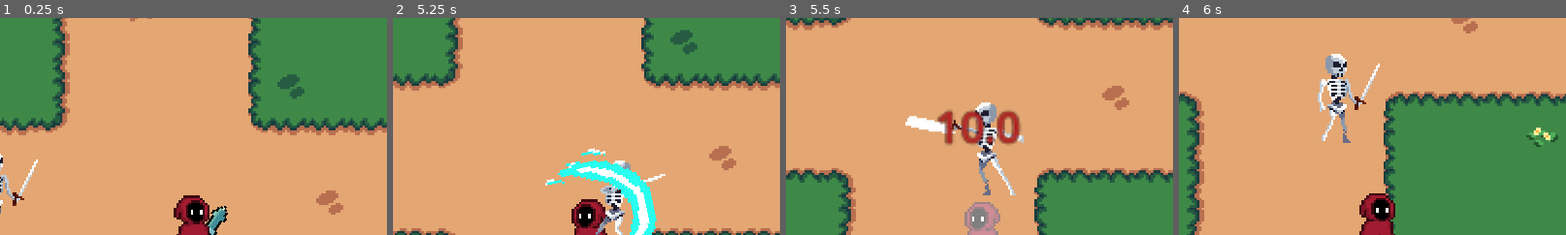
Above: before the commit, frames 1-4 (left to right).
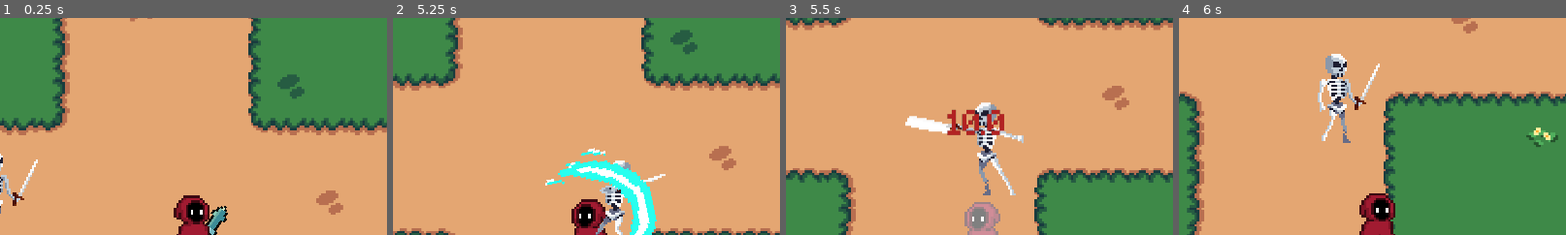
Above: after the commit, the same moments.

Repository: Jerga99/godot-2d-game-course
Game: Godot game, scene res://scenes/play_scene.tscn
Same seed, same stepped clock (60 frames per second), same inputs: the game is played once before the commit and once after it.
Inputs (mouse positions are % of the whole screen's width and height, from its top left):
- Up to frame 1 (0.25 s): no input
- Up to frame 2 (5.25 s): move the mouse to (72, 45) at 0.52 s; hold D (right) 0.53-1.28 s; tap one key every 0.75 s from 0.6 s: 1 (ability_1) 2 (ability_2) 3 (ability_3) 1 (ability_1) 2 (ability_2) 3 (ability_3) 1 (ability_1); move the mouse to (30, 55) at 1.27 s; hold S (down) 1.28-2.03 s; move the mouse to (60, 28) at 2.02 s; hold D (right) 2.03-2.78 s; move the mouse to (45, 70) at 2.77 s; hold W (up) 2.78-3.53 s; move the mouse to (80, 65) at 3.52 s; hold A (left) 3.53-5.03 s; move the mouse to (20, 35) at 4.27 s; move the mouse to (55, 50) at 5.02 s; hold S (down) from 5.03 s (still down)
- Up to frame 3 (5.5 s): keep holding S (down)
- Up to frame 4 (6 s): move the mouse to (35, 25) at 5.77 s; release S (down) at 5.78 s; hold D (right) from 5.78 s (still down); tap 2 (ability_2) at 5.85 s
The pictures show only the part of the screen within x 25-75%, y 3-53%; the shares and areas given below are measured in that part.

Frames 1-2 are identical in both runs. In frame 3, 2.2% of the frame differs, in the area x 39-61%, y 41-59%; in frame 4, nothing differs.

Commit message:
Custom font

Diff:
--- /dev/null
+++ b/resources/damage_font.tres
@@ -0,0 +1,6 @@
+[gd_resource type="FontVariation" load_steps=2 format=3 uid="uid://doceu6o265h14"]
+
+[ext_resource type="FontFile" uid="uid://bjmtk4qd7ldbk" path="res://assets/Minecraft.ttf" id="1_yejfp"]
+
+[resource]
+base_font = ExtResource("1_yejfp")
--- a/scripts/autoload/float_text.gd
+++ b/scripts/autoload/float_text.gd
@@ -1,13 +1,16 @@
 extends Node
+
+@onready var damage_font = preload("res://resources/damage_font.tres")
 
 func show_damage_text(damage: String, spawn_pos: Vector2, color: Color):
 	var label = Label.new()
 	label.text = damage
 	label.z_index = 1000
-
+	label.scale = Vector2(0.14, 0.14)
 	label.label_settings = LabelSettings.new()
+	label.label_settings.font = damage_font
 	label.label_settings.font_color = color
-	label.label_settings.font_size = 18
+	label.label_settings.font_size = 100
 	label.label_settings.outline_color = "#000"
 	label.label_settings.outline_size = 1
 
Binary file added: assets/Minecraft.ttf
Not shown, added: assets/Minecraft.ttf.import
